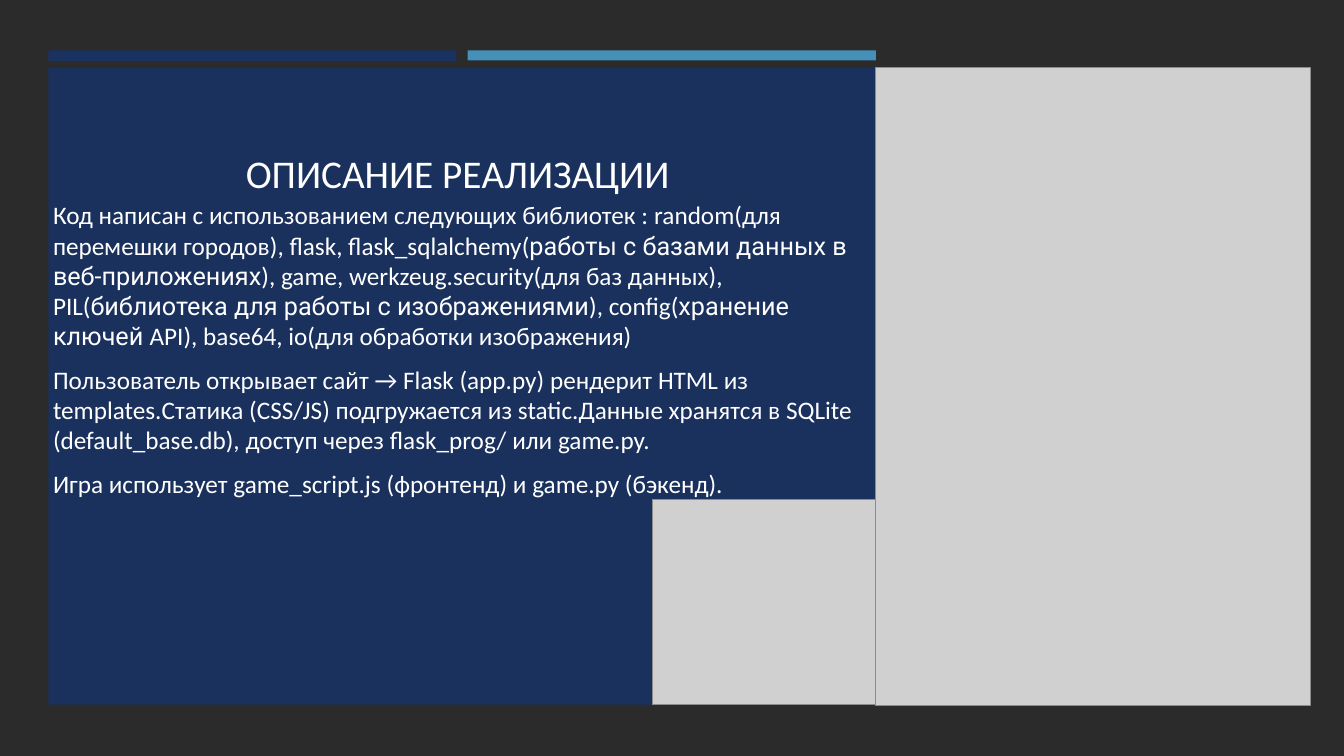
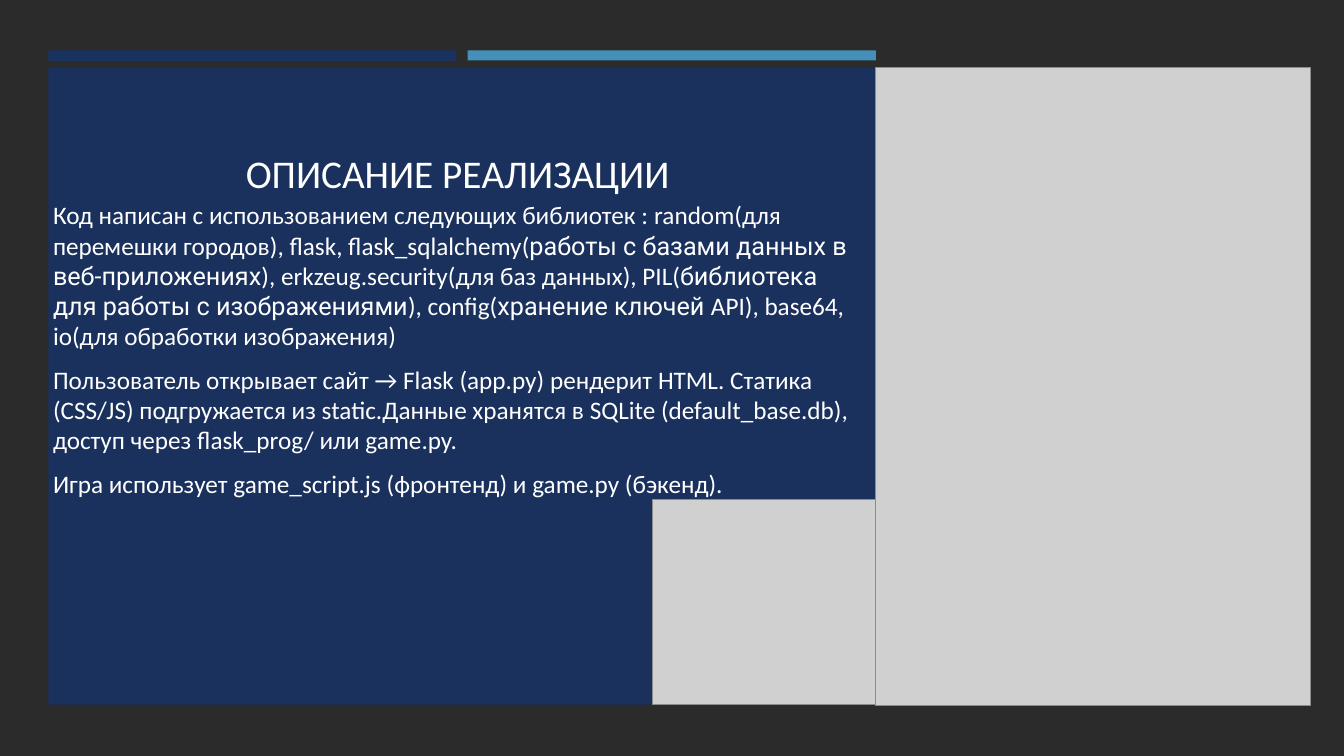
Before and after one commit to Pypka1407/wedserver, a slide deck: slide 3 of Угадай-ка город.pptx. Drawn at 1344x756 pixels with LibreOffice and Linux fonts; fonts in the diff are those of the drawing; grey boxes stand for pictures; background and template pictures are left out; a plain dark background stands for a picture behind light text. Boxes give left, top, right and bottom in pixels: in the first picture for what was removed or moved away, otherwise in the second. Text is boxed around its words. In the diff, an @@ line names an element or a change of style, - is before the commit and + after.

```diff
--- a/Угадай-ка город.pptx
+++ b/Угадай-ка город.pptx
@@ text at (53, 205, 848, 454): text changed @@
-Код написан с использованием следующих библиотек : random(для перемешки городов), flask, flask_sqlalchemy(работы с базами данных в веб-приложениях), game, werkzeug.security(для баз данных), PIL(библиотека для работы с изображениями), config(хранение ключей API), base64, io(для обработки изображения)
-Пользователь открывает сайт → Flask (app.py) рендерит HTML из templates.Статика (CSS/JS) подгружается из statiс.Данные хранятся в SQLite (default_base.db), доступ через flask_prog/ или game.py.
+Код написан с использованием следующих библиотек : random(для перемешки городов), flask, flask_sqlalchemy(работы с базами данных в веб-приложениях), erkzeug.security(для баз данных), PIL(библиотека для работы с изображениями), config(хранение ключей API), base64, io(для обработки изображения)
+Пользователь открывает сайт → Flask (app.py) рендерит HTML. Статика (CSS/JS) подгружается из statiс.Данные хранятся в SQLite (default_base.db), доступ через flask_prog/ или game.py.
```
